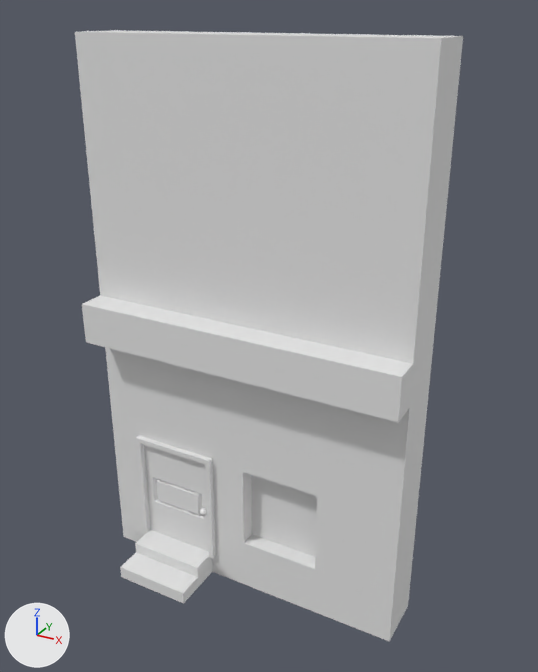
A saved change to the FBX model Content/Models/Props/Bakground House 1.fbx.
One viewpoint serves both versions: a 50 mm camera at (11.9, -20.6, 20.7) aimed at (0.6, 0.0, 10.4). The lights are fixed; the arrows at lower left show +X, +Y and +Z.

Script lines for the objects in view, before the commit:
```python
me_cube = bpy.data.meshes.new('Cube')
me_cube.from_pydata(...)  # 651 vertices, 636 faces; spans x -6.0..6.0, y -3.0..1.0, z 0.0..20.0
ob_cube = bpy.data.objects.new('Cube', me_cube)
ob_cube.location = (0.0, 0.0, 0.0)
```
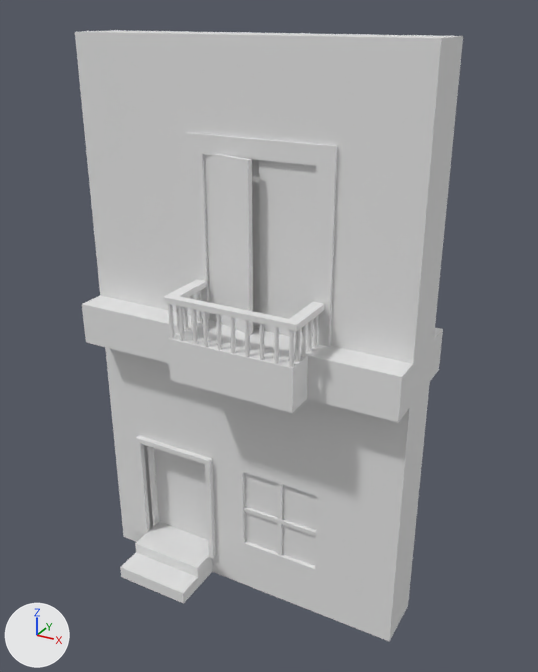
Pixel boxes [x1, y1, x2, y2] of what changed, in the pictures (538 x 672 px; the box of a moved part takes in the faces that stretch with it):
'Cube', reshaped, moved, rescaled: [75, 30, 463, 642] in both
part 1 of me_cube, added: after [301, 325, 306, 357]
part 2 of me_cube, added: after [295, 328, 301, 362]
part 3 of me_cube, added: after [289, 330, 294, 367]
part 4 of me_cube, added: after [168, 304, 174, 339]
part 5 of me_cube, added: after [176, 306, 180, 334]
part 6 of me_cube, added: after [183, 307, 189, 330]
part 7 of me_cube, added: after [197, 291, 202, 322]
part 8 of me_cube, moved or reshaped: [136, 436, 216, 558] in both
part 9 of me_cube, added: after [307, 320, 312, 352]
part 10 of me_cube, added: after [313, 315, 318, 348]
part 11 of me_cube, added: after [274, 327, 279, 364]
part 12 of me_cube, added: after [259, 323, 264, 360]
part 13 of me_cube, added: after [245, 321, 250, 357]
part 14 of me_cube, added: after [231, 318, 236, 353]
part 15 of me_cube, added: after [216, 314, 222, 350]
part 16 of me_cube, added: after [203, 312, 208, 347]
part 17 of me_cube, added: after [192, 309, 198, 344]
part 18 of me_cube, added: after [179, 306, 185, 341]
part 19 of me_cube, added: after [75, 30, 463, 642]
part 20 of me_cube, added: after [244, 473, 317, 566]
part 21 of me_cube, added: after [185, 132, 338, 347]
part 22 of me_cube, added: after [163, 279, 325, 331]
part 23 of me_cube, deleted: before [200, 508, 207, 516]
part 24 of me_cube, deleted: before [144, 445, 209, 552]

The change, as a diff of the scene's bpy script:
```diff
--- a/Content/Models/Props/Bakground House 1.fbx.py
+++ b/Content/Models/Props/Bakground House 1.fbx.py
@@ me_cube @@
 # used by ob_cube; location = (0.0, 0.0, 0.0)
-me_cube.from_pydata(...)  # 651 vertices, 636 faces; spans x -6.0..6.0, y -3.0..1.0, z 0.0..20.0
+me_cube.from_pydata(...)  # 1527 vertices, 925 faces; spans x -8.8..3.3, y -26.3..36.3, z -11.0..9.0
+# me_cube part 1: a new loose piece, a 32-sided cylinder along z spanning x 0.08..0.22, y -15.87..-14.12, z -0.1..1.3
+# me_cube part 2: a new loose piece, a 32-sided cylinder along z spanning x 0.08..0.22, y -20.87..-19.12, z -0.1..1.3
+# me_cube part 3: a new loose piece, a 32-sided cylinder along z spanning x 0.08..0.22, y -25.87..-24.12, z -0.1..1.3
+# me_cube part 4: a new loose piece, a 32-sided cylinder along z spanning x -4.22..-4.08, y -25.87..-24.12, z -0.1..1.3
+# me_cube part 5: a new loose piece, a 32-sided cylinder along z spanning x -4.22..-4.08, y -20.87..-19.12, z -0.1..1.3
+# me_cube part 6: a new loose piece, a 32-sided cylinder along z spanning x -4.22..-4.08, y -15.87..-14.12, z -0.1..1.3
+# me_cube part 7: a new loose piece, a 32-sided cylinder along z spanning x -4.22..-4.08, y -5.87..-4.12, z -0.1..1.3
+# me_cube part 8: the loose piece of 24 vertices spanning x -4.7..-1.3, y -1.2..-0.8, z 0.9..5.4 is scaled about its middle by (1, 12.5, 1), then moved by (-2.8, -0.2, -11.0)
+# me_cube part 9: a new loose piece, a 32-sided cylinder along z spanning x 0.08..0.22, y -10.87..-9.12, z -0.1..1.3
+# me_cube part 10: a new loose piece, a 32-sided cylinder along z spanning x 0.08..0.22, y -5.87..-4.12, z -0.1..1.3
+# me_cube part 11: a new loose piece, a 32-sided cylinder along z spanning x -0.42..-0.28, y -25.87..-24.12, z -0.1..1.3
+# me_cube part 12: a new loose piece, a 32-sided cylinder along z spanning x -0.92..-0.78, y -25.87..-24.12, z -0.1..1.3
+# me_cube part 13: a new loose piece, a 32-sided cylinder along z spanning x -1.42..-1.28, y -25.87..-24.12, z -0.1..1.3
+# me_cube part 14: a new loose piece, a 32-sided cylinder along z spanning x -1.92..-1.78, y -25.87..-24.12, z -0.1..1.3
+# me_cube part 15: a new loose piece, a 32-sided cylinder along z spanning x -2.42..-2.28, y -25.87..-24.12, z -0.1..1.3
+# me_cube part 16: a new loose piece, a 32-sided cylinder along z spanning x -2.92..-2.78, y -25.87..-24.12, z -0.1..1.3
+# me_cube part 17: a new loose piece, a 32-sided cylinder along z spanning x -3.32..-3.18, y -25.87..-24.12, z -0.1..1.3
+# me_cube part 18: a new loose piece, a 32-sided cylinder along z spanning x -3.82..-3.68, y -25.87..-24.12, z -0.1..1.3
+# me_cube part 19: a new loose piece of 176 vertices spanning x -8.8..3.3, y -26.3..36.3, z -11.0..9.0
+# me_cube part 20: a new loose piece of 37 vertices spanning x -2.8..0.3, y -0.9..0.4, z -9.1..-5.7
+# me_cube part 21: a new loose piece of 24 vertices spanning x -4.6..0.6, y -2.5..5.0, z -0.3..6.2
+# me_cube part 22: a new loose piece of 24 vertices spanning x -4.4..0.4, y -26.3..-1.2, z 1.2..1.4
+# me_cube part 23: the loose piece of 481 vertices spanning x -1.8..-1.5, y -1.4..-1.0, z 2.8..3.2 is deleted
+# me_cube part 24: the loose piece of 28 vertices spanning x -4.5..-1.5, y -1.0..1.0, z 0.9..5.2 is deleted
+# me_cube part 25: 116 vertices removed from x -6.0..6.0, y -3.0..1.0, z 0.0..20.0; 14 vertices added at x -4.0..0.0, y -7.4..1.0, z 0.0..5.6
@@ ob_cube @@
 ob_cube = bpy.data.objects.new('Cube', me_cube)
-ob_cube.location = (0.0, 0.0, 0.0)
+ob_cube.location = (2.75, -0.9, 11.0)
+ob_cube.scale = (1.0, 0.08, 1.0)
```
